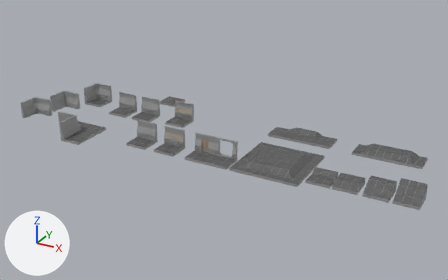
The Blender file assets_raw/tiles.blend, before and after one commit.
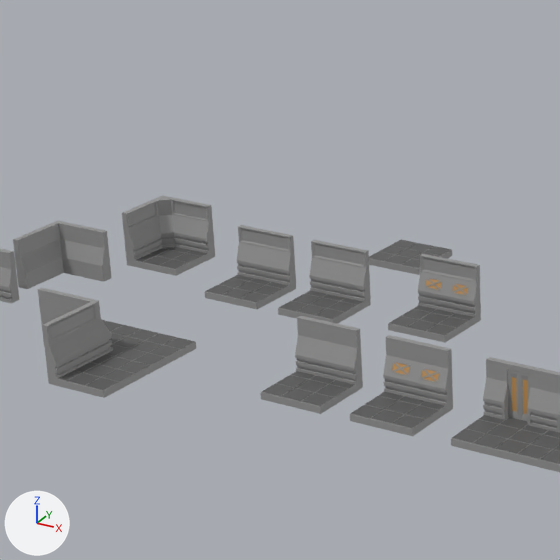
Each version appears first whole from a 50 mm camera at (55.3, -61.8, 33.9) aimed at (17.5, 7.0, -0.4), and next in a close-up on the part from 10% to 49% of the width and 8% to 70% of the height. Arrows for +X, +Y and +Z are at lower left; the lights stay in place.
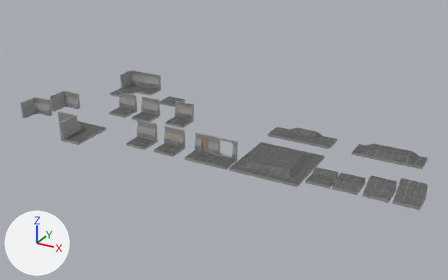
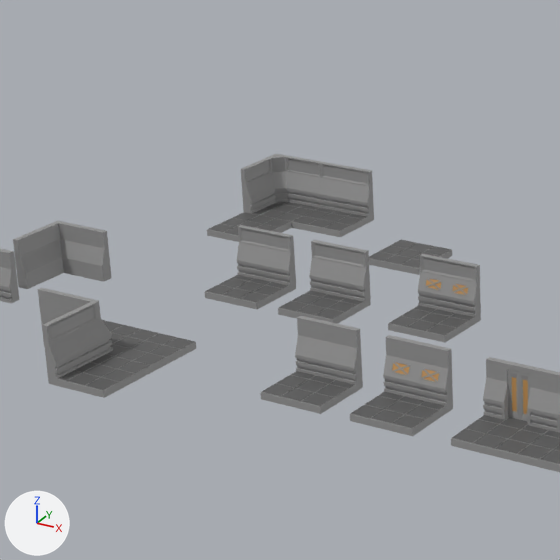
Boxes (x1, y1, x2, y2) around the edits, measured in the close-ups (560 x 560 px):
```json
{"object": "Cube.016", "change": "moved", "before": [122, 196, 215, 261], "after": [241, 154, 322, 214]}
{"object": "Cube.047", "change": "added", "after": [319, 162, 374, 217]}
{"object": "Cube.011", "change": "moved", "before": [126, 247, 215, 276], "after": [252, 202, 319, 222]}
{"object": "Cube.046", "change": "added", "after": [291, 208, 374, 237]}
{"object": "Cube.045", "change": "added", "after": [207, 212, 292, 242]}
```

Scene script edits in JSON lines:
```json
{"op": "set", "path": "ob_cube_011.location", "old": "(-6.54, 9.64, 0.0)", "new": "(-5.82, 17.9, 0.0)"}
{"op": "set", "path": "ob_cube_016.location", "old": "(-6.85, 9.94, 1.17)", "new": "(-6.12, 18.2, 1.17)"}
{"op": "add", "block": "ob_cube_047", "code": ["ob_cube_047 = bpy.data.objects.new('Cube.047', me_cube_002)", "ob_cube_047.location = (-2.82, 17.9, 0.0)"]}
{"op": "add", "block": "ob_cube_046", "code": ["ob_cube_046 = bpy.data.objects.new('Cube.046', me_cube_003)", "ob_cube_046.location = (-2.82, 17.9, 0.0)"]}
{"op": "add", "block": "ob_cube_045", "code": ["ob_cube_045 = bpy.data.objects.new('Cube.045', me_cube_003)", "ob_cube_045.location = (-5.82, 14.9, 0.0)"]}
```
